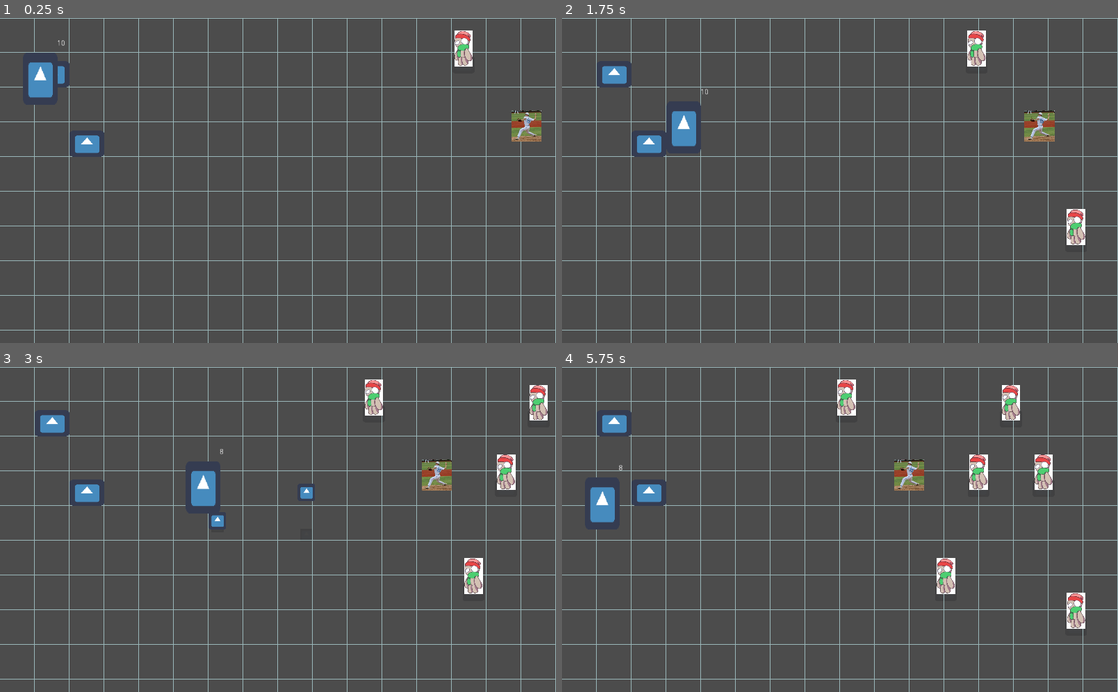
Above: before the commit, frames 1-4 (two rows, left to right).
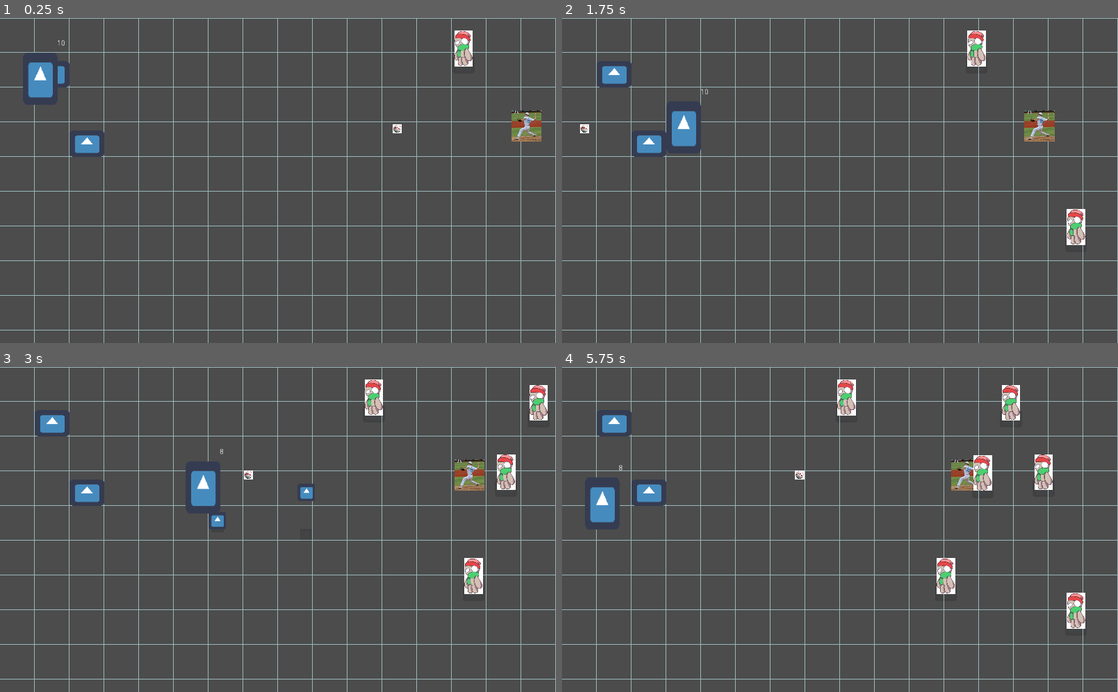
Above: after the commit, the same moments.

Repository: reidbhuntley/snowfort
Game: Godot game, scene res://Scenes/Main.tscn
Same seed, same stepped clock (60 frames per second), same inputs: the game is played once before the commit and once after it. The engine's default icon, where the game draws it, is replaced by a stand-in: a white triangle on a blue panel in a dark square.
Inputs (mouse positions are in pixels of both pictures, inside the frame that each line leads up to):
- Up to frame 1 (0.25 s): no input
- Up to frame 2 (1.75 s): move the mouse to (962, 164) at 0.52 s; hold D (move_right) 0.53-1.28 s; click (962, 164) at 0.6 s; tap Space (ui_select) at 0.77, 1.52 s; move the mouse to (728, 196) at 1.27 s; hold S (move_down) from 1.28 s (still down); tap E (build_wall) at 1.35 s; click (728, 196) at 1.55 s
- Up to frame 3 (3 s): move the mouse to (333, 458) at 2.02 s; release S (move_down) at 2.03 s; hold D (move_right) 2.03-2.78 s; click (333, 458) at 2.1 s; move the mouse to (250, 594) at 2.77 s; hold W (move_up) from 2.78 s (still down); click (250, 594) at 2.85 s
- Up to frame 4 (5.75 s): tap Space (ui_select) at 3.02, 3.77, 4.52 s; move the mouse to (1006, 578) at 3.52 s; release W (move_up) at 3.53 s; hold E (build_wall) 3.53-4.28 s; hold A (move_left) 3.53-5.03 s; click (1006, 578) at 3.8 s; move the mouse to (673, 480) at 4.27 s; click (673, 480) at 4.35 s; move the mouse to (867, 529) at 5.02 s; hold S (move_down) from 5.03 s (still down); click (867, 529) at 5.1 s

The runs differ from the first frame. In frame 1, less than 0.1% of the frame differs, in the area x 70-73%, y 32-36%; in frame 2, less than 0.1%; in frame 3, 1.1%; in frame 4, 1.2%, in the area x 41-78%, y 26-39%.

Commit message:
More stuff

Diff:
--- a/Scenes/Main.tscn
+++ b/Scenes/Main.tscn
@@ -6,6 +6,7 @@
 [ext_resource path="res://Scenes/EnemySpawner/EnemySpawner.tscn" type="PackedScene" id=4]
 [ext_resource path="res://Scenes/Mobs/RunningEnemy.tscn" type="PackedScene" id=5]
 [ext_resource path="res://Scenes/Mobs/ThrowingEnemy.tscn" type="PackedScene" id=6]
+[ext_resource path="res://Scenes/Mobs/ThrowingEnemyProjectile.tscn" type="PackedScene" id=7]
 
 [node name="Game" type="Node"]
 
@@ -40,4 +41,7 @@
 [node name="ThrowingEnemy" parent="Grid" instance=ExtResource( 6 )]
 position = Vector2( 984.292, 199.404 )
 
+[node name="ThrowingEnemyProjectile" parent="Grid/ThrowingEnemy" instance=ExtResource( 7 )]
+position = Vector2( -137.674, 5.2159 )
+
 [node name="EnemySpawner" parent="." instance=ExtResource( 4 )]
--- a/Scenes/Mobs/RunningEnemy.tscn
+++ b/Scenes/Mobs/RunningEnemy.tscn
@@ -36,6 +36,6 @@
 node_height_path = NodePath("../NodeHeight")
 
 [node name="CollisionShape2D" type="CollisionShape2D" parent="Hitbox"]
-position = Vector2( 0, -30 )
+position = Vector2( -0.333712, -30.6674 )
 shape = SubResource( 2 )
 [connection signal="hitbox_entered" from="Hitbox" to="." method="_on_Hitbox_hitbox_entered"]
--- a/Scenes/Mobs/ThrowingEnemy.tscn
+++ b/Scenes/Mobs/ThrowingEnemy.tscn
@@ -1,7 +1,9 @@
-[gd_scene load_steps=3 format=2]
+[gd_scene load_steps=4 format=2]
 
 [ext_resource path="res://Scenes/ThrowingEnemy.gd" type="Script" id=1]
 [ext_resource path="res://Scenes/Mobs/BaseballMan.jpg" type="Texture" id=2]
+
+[sub_resource type="CapsuleShape2D" id=1]
 
 [node name="ThrowingEnemy" type="KinematicBody2D"]
 script = ExtResource( 1 )
@@ -14,8 +16,14 @@
 texture = ExtResource( 2 )
 
 [node name="CollisionShape2D" type="CollisionShape2D" parent="."]
+scale = Vector2( 1.8, 1.8 )
+shape = SubResource( 1 )
 
 [node name="TimeBetweenThrows" type="Timer" parent="."]
+wait_time = 2.0
 one_shot = true
 
 [node name="TimerForThrows" type="Timer" parent="."]
+one_shot = true
+[connection signal="timeout" from="TimeBetweenThrows" to="." method="_on_TimeBetweenThrows_timeout"]
+[connection signal="timeout" from="TimerForThrows" to="." method="_on_TimerForThrows_timeout"]
--- /dev/null
+++ b/Scenes/Mobs/ThrowingEnemyProjectile.tscn
@@ -0,0 +1,20 @@
+[gd_scene load_steps=4 format=2]
+
+[ext_resource path="res://Scenes/Mobs/Baseball.jpg" type="Texture" id=1]
+[ext_resource path="res://Scenes/ThrowingEnemyProjectile.gd" type="Script" id=2]
+
+[sub_resource type="CircleShape2D" id=1]
+
+[node name="ThrowingEnemyProjectile" type="Area2D"]
+position = Vector2( 1168.48, 188.574 )
+script = ExtResource( 2 )
+__meta__ = {
+"_edit_group_": true
+}
+
+[node name="Sprite" type="Sprite" parent="."]
+scale = Vector2( 0.01, 0.01 )
+texture = ExtResource( 1 )
+
+[node name="CollisionShape2D" type="CollisionShape2D" parent="."]
+shape = SubResource( 1 )
--- a/Scenes/ThrowingEnemy.gd
+++ b/Scenes/ThrowingEnemy.gd
@@ -1,10 +1,14 @@
 extends KinematicBody2D
 
-var speed  = 60
+var defaultSpeed = 60
+var speed  = defaultSpeed
 var direction = Vector2(-1,0)
+onready var timeBetweenThrows = get_node("TimeBetweenThrows")
+onready var timerForThrows = get_node("TimerForThrows")
+onready var PROJECTILE_SCENE = preload("res://Scenes/Mobs/ThrowingEnemyProjectile.tscn")
 
 func _ready():
-	pass
+	timeBetweenThrows.start()
 
 func _physics_process(delta):
 	move_and_slide(speed*direction)
@@ -12,3 +16,18 @@
 func _on_Hitbox_hitbox_entered(projectile):
 	projectile.queue_free()
 	queue_free()
+
+func _on_TimeBetweenThrows_timeout():
+	speed = 0
+	fire()
+	timerForThrows.start()
+
+
+func _on_TimerForThrows_timeout():
+	speed = defaultSpeed
+	timeBetweenThrows.start()
+
+func fire():
+	var bullet = PROJECTILE_SCENE.instance()
+	bullet.position = get_global_position()
+	get_parent().add_child(bullet)
--- /dev/null
+++ b/Scenes/ThrowingEnemyProjectile.gd
@@ -0,0 +1,15 @@
+extends Area2D
+
+var speed := 400.0
+
+
+func _process(delta):
+	var velocity = Vector2(-1,0)
+	velocity *= speed
+	position += velocity * delta
+
+
+
+# Called every frame. 'delta' is the elapsed time since the previous frame.
+#func _process(delta):
+#	pass
Not shown: 1 places in Scenes/Main.tscn that only renumber resources
Binary file added: Scenes/Mobs/Baseball.jpg
Not shown, added: Scenes/Mobs/Baseball.jpg.import
